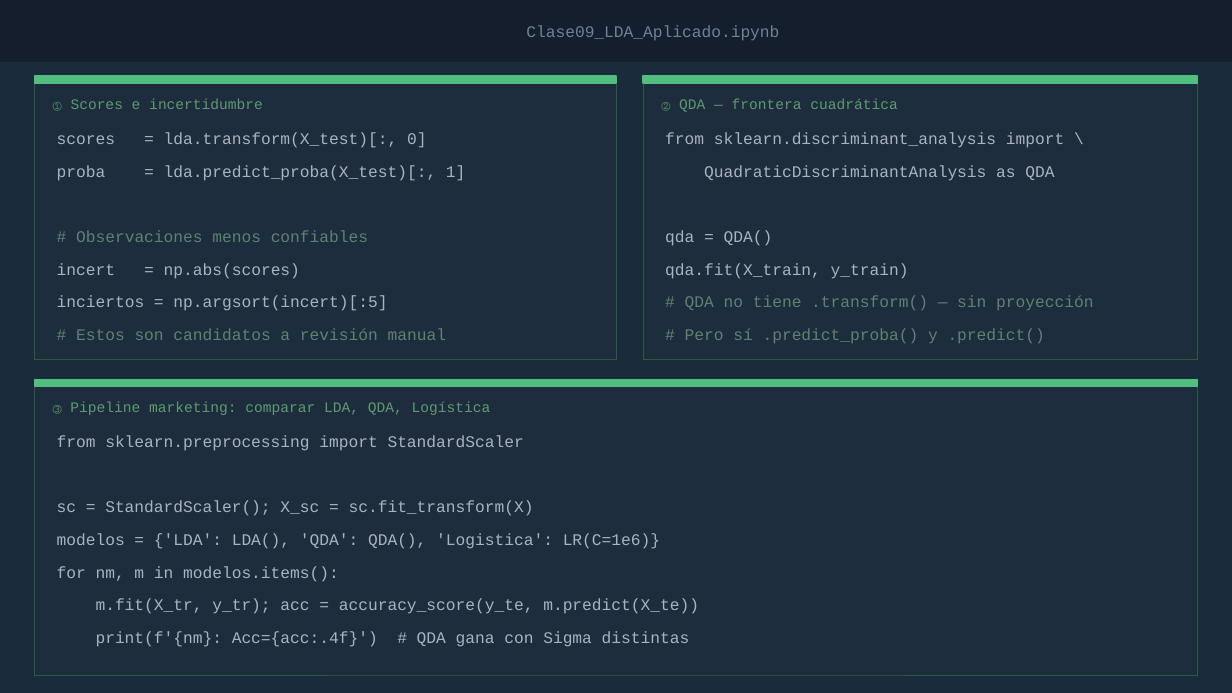
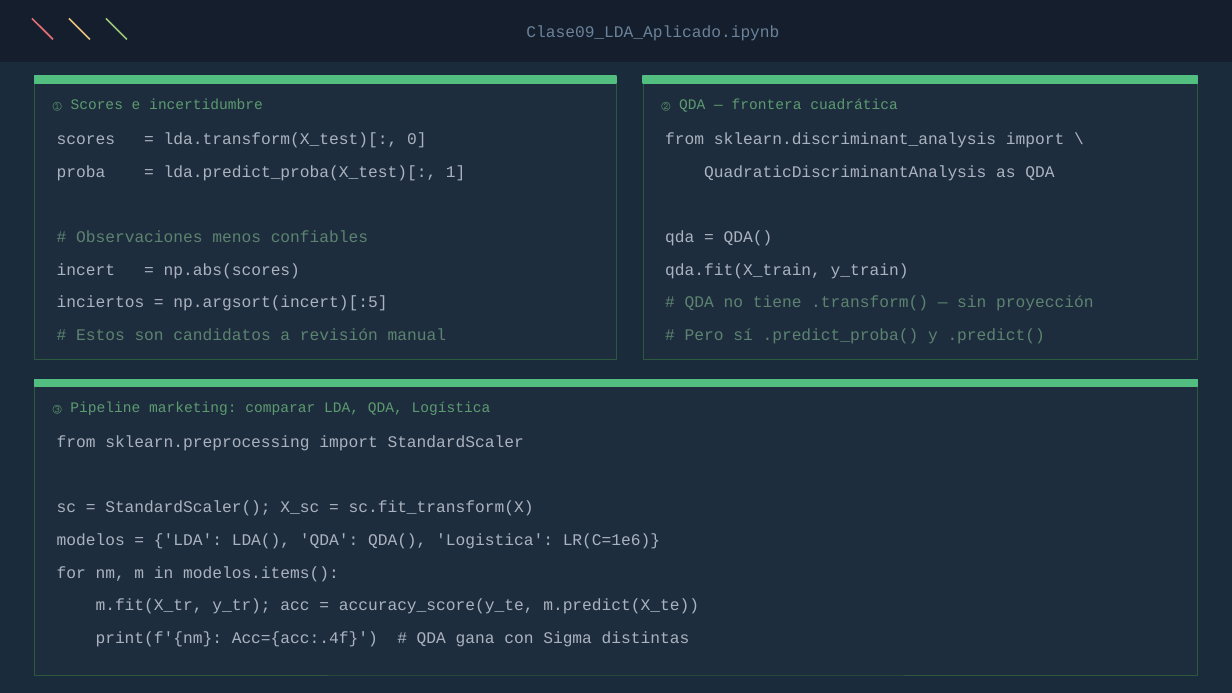
Before and after one commit to josefrodrim/modelos_estadisticos, a slide deck: slide 6 of Clase_9/PPT/Clase09_LDA_Aplicado.pptx. Drawn at 1232x693 pixels with LibreOffice and Linux fonts; fonts in the diff are those of the drawing. Boxes give left, top, right and bottom in pixels: in the first picture for what was removed or moved away, otherwise in the second. Text is boxed around its words. In the diff, an @@ line names an element or a change of style, - is before the commit and + after.

```diff
--- a/Clase_9/PPT/Clase09_LDA_Aplicado.pptx
+++ b/Clase_9/PPT/Clase09_LDA_Aplicado.pptx
@@ oval removed at [32, 18, 53, 39] @@
@@ line added from (32, 18) to (53, 39), #E06C75 1 pt @@
@@ oval removed at [69, 18, 90, 39] @@
@@ line added from (69, 18) to (90, 39), #E5C07B 1 pt @@
@@ oval removed at [106, 18, 127, 39] @@
@@ line added from (106, 18) to (127, 39), #98C379 1 pt @@
```
Also in this commit, not shown: 2 other slides changed, 7 other files.
